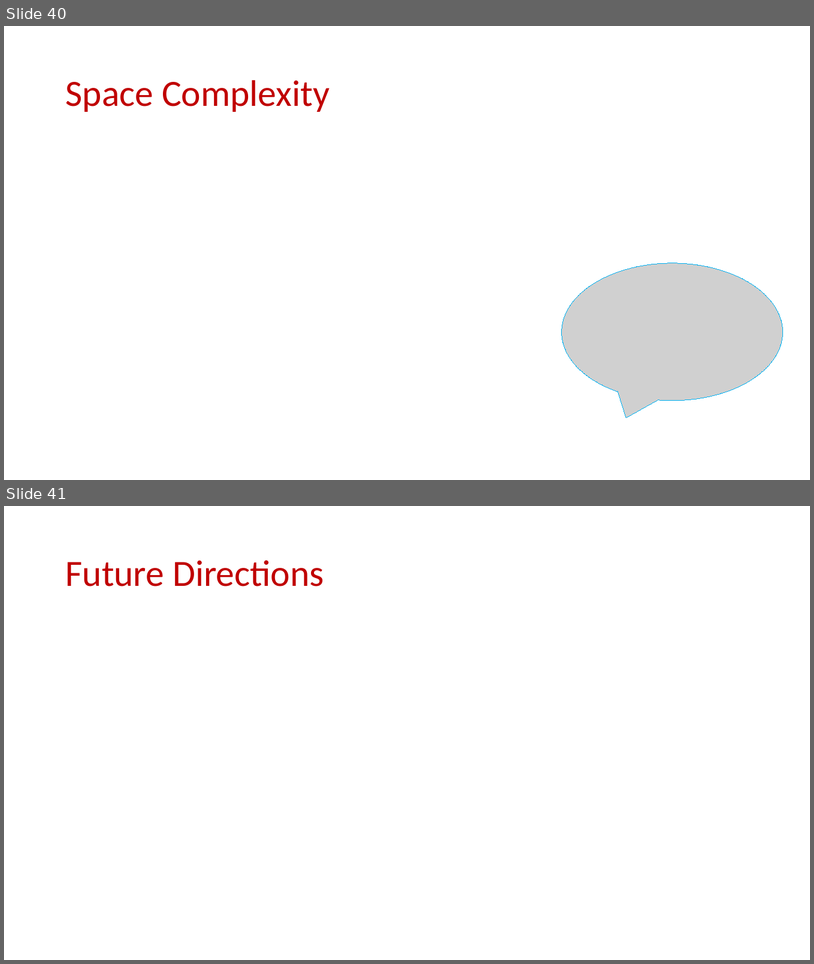
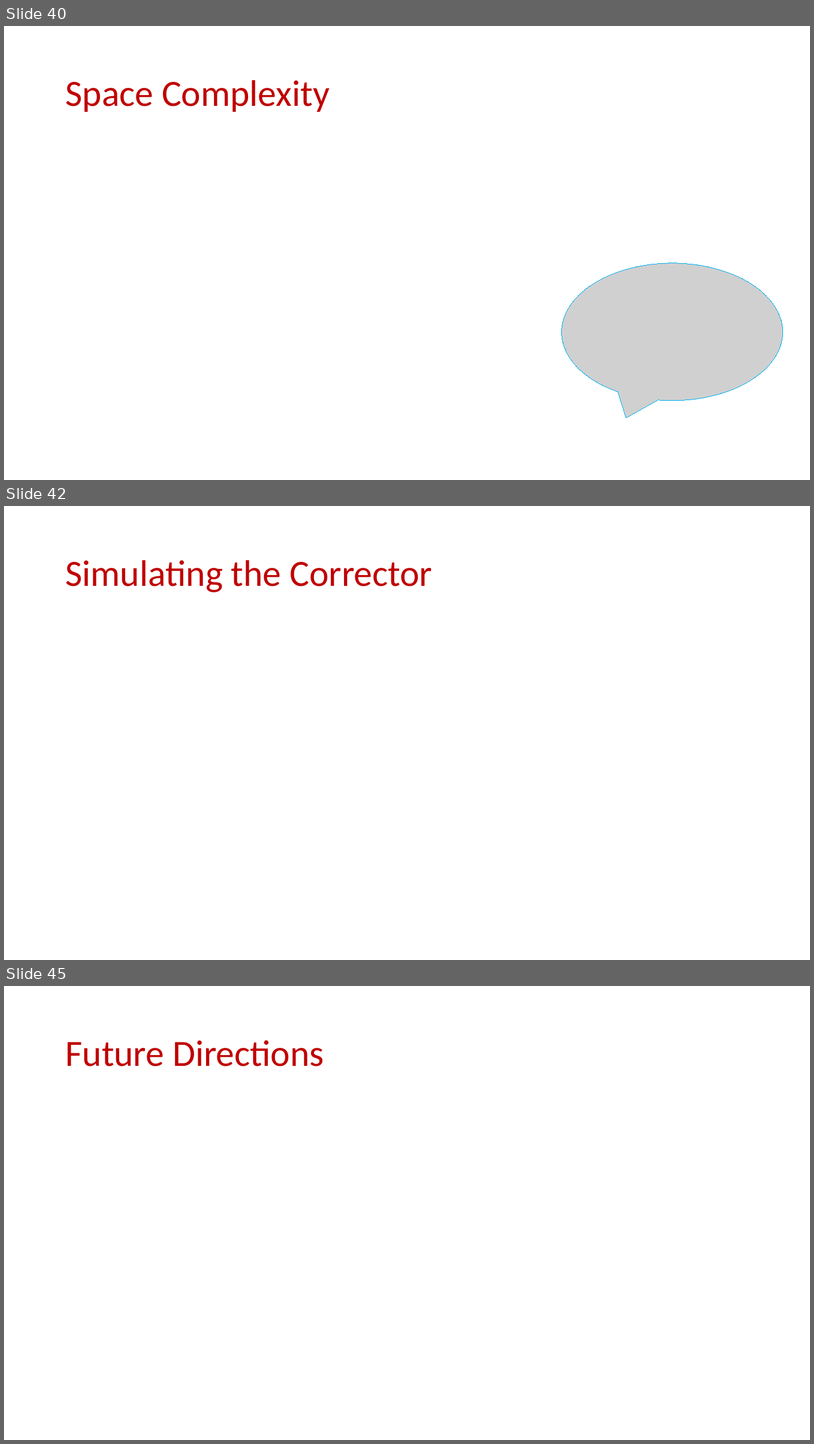
Before and after one commit to samsonzhou/samsonzhou.github.io, a slide deck: other-talks/Zhou-Adversarial-Robustness.pptx. Shown one above the other, each under a label of ours: slides 40 and 41 before the commit, slides 40, 42 and 45 after it; the slides between them are not shown. The pictures are 814x964 and 814x1444 pixels, drawn with LibreOffice and Linux fonts; fonts in the diff are those of the drawing; grey boxes stand for pictures. Boxes give left, top, right and bottom in pixels: in the first picture for what was removed or moved away, otherwise in the second. Text is boxed around its words. In the diff, an @@ line names an element or a change of style, - is before the commit and + after.

```diff
--- a/other-talks/Zhou-Adversarial-Robustness.pptx
+++ b/other-talks/Zhou-Adversarial-Robustness.pptx
@@ slide 42 added at (4, 506, 810, 960), background #FFFFFF @@
@@ title added at (65, 560, 432, 592), 44 pt, text #C00000 @@
+Simulating the Corrector
@@ what was slide 41 is now slide 45 @@
```
Also in this commit, not shown: 3 other slides added.
